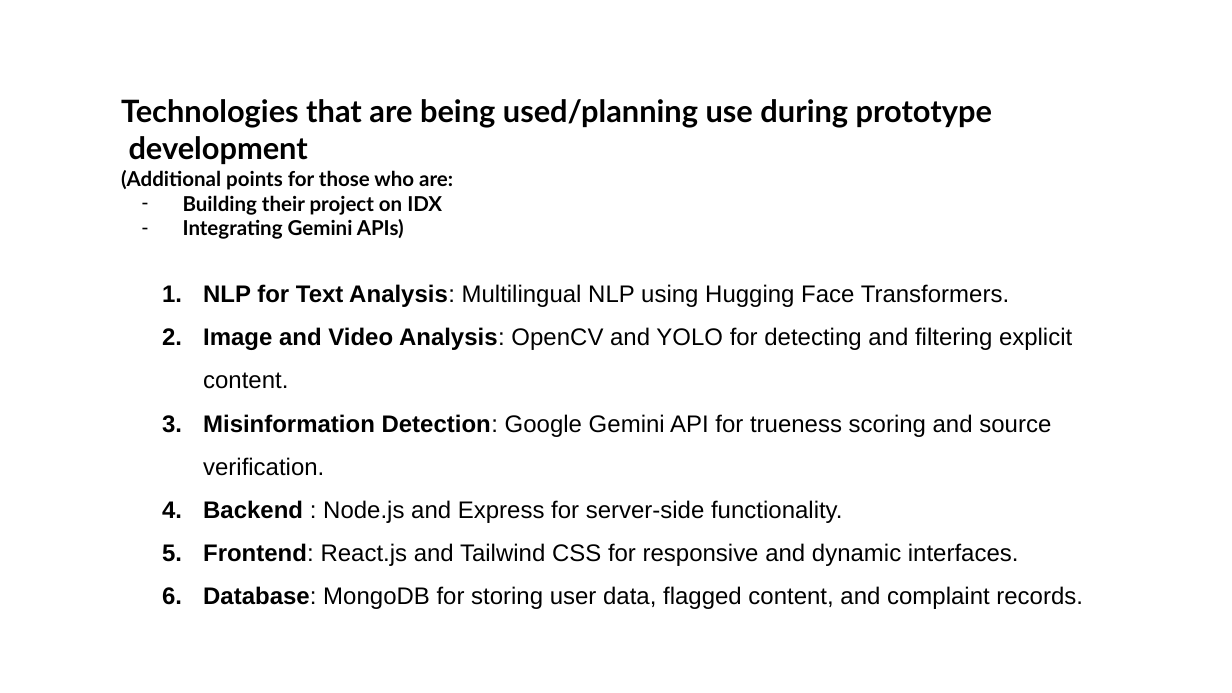
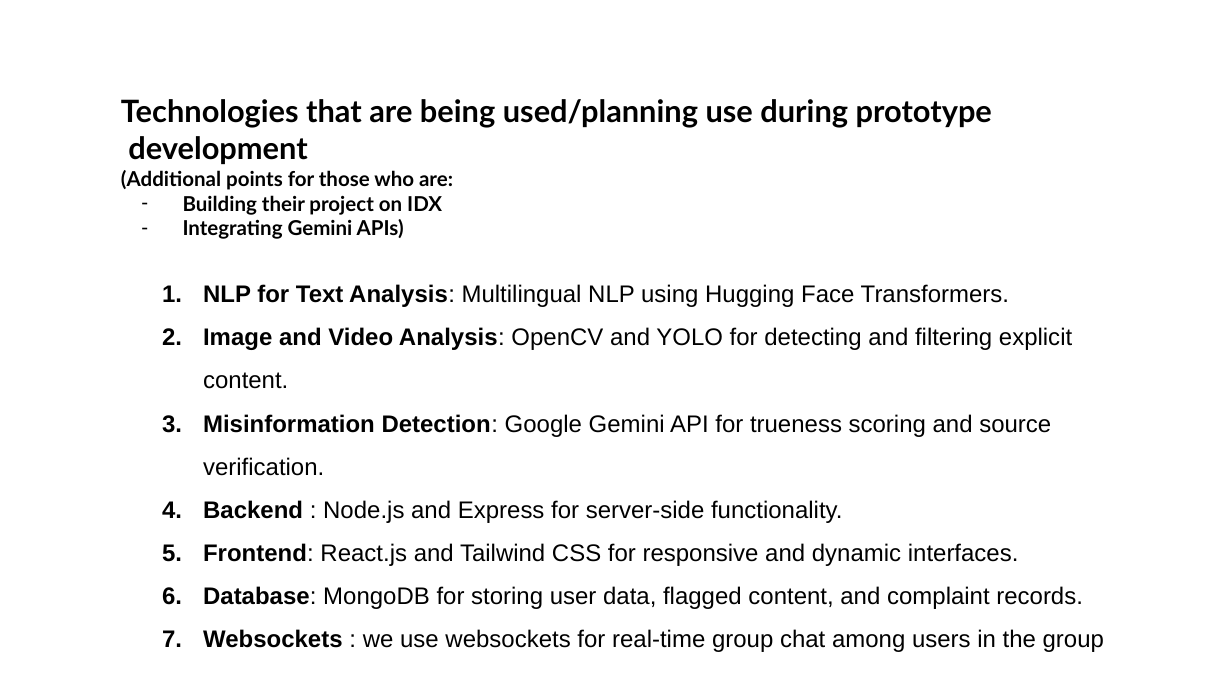
Before and after one commit to ramsai-kolli/safe-cyber, a slide deck: slide 10 of basic info/The OG Coders .pptx. Drawn at 1232x693 pixels with LibreOffice and Linux fonts; fonts in the diff are those of the drawing; background and template pictures are left out. Boxes give left, top, right and bottom in pixels: in the first picture for what was removed or moved away, otherwise in the second. Text is boxed around its words. In the diff, an @@ line names an element or a change of style, - is before the commit and + after.

```diff
--- a/basic info/The OG Coders .pptx
+++ b/basic info/The OG Coders .pptx
@@ text at [203,629,1104,652]: paragraph added @@
+7. Websockets : we use websockets for real-time group chat among users in the group
```
Also in this commit, not shown: 8 other slides changed, 1 slide added.
